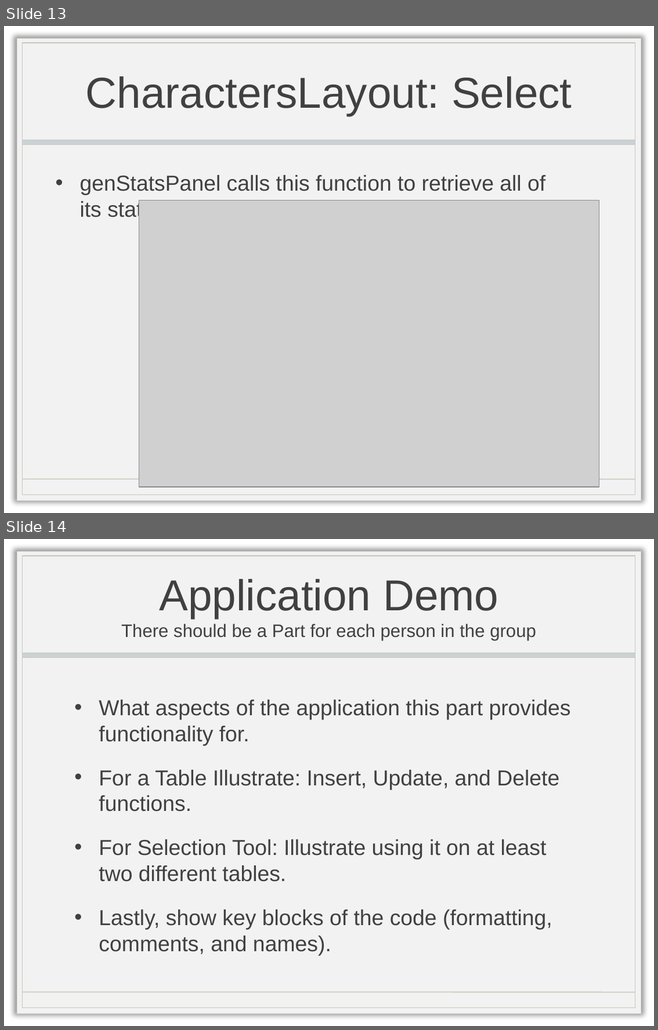
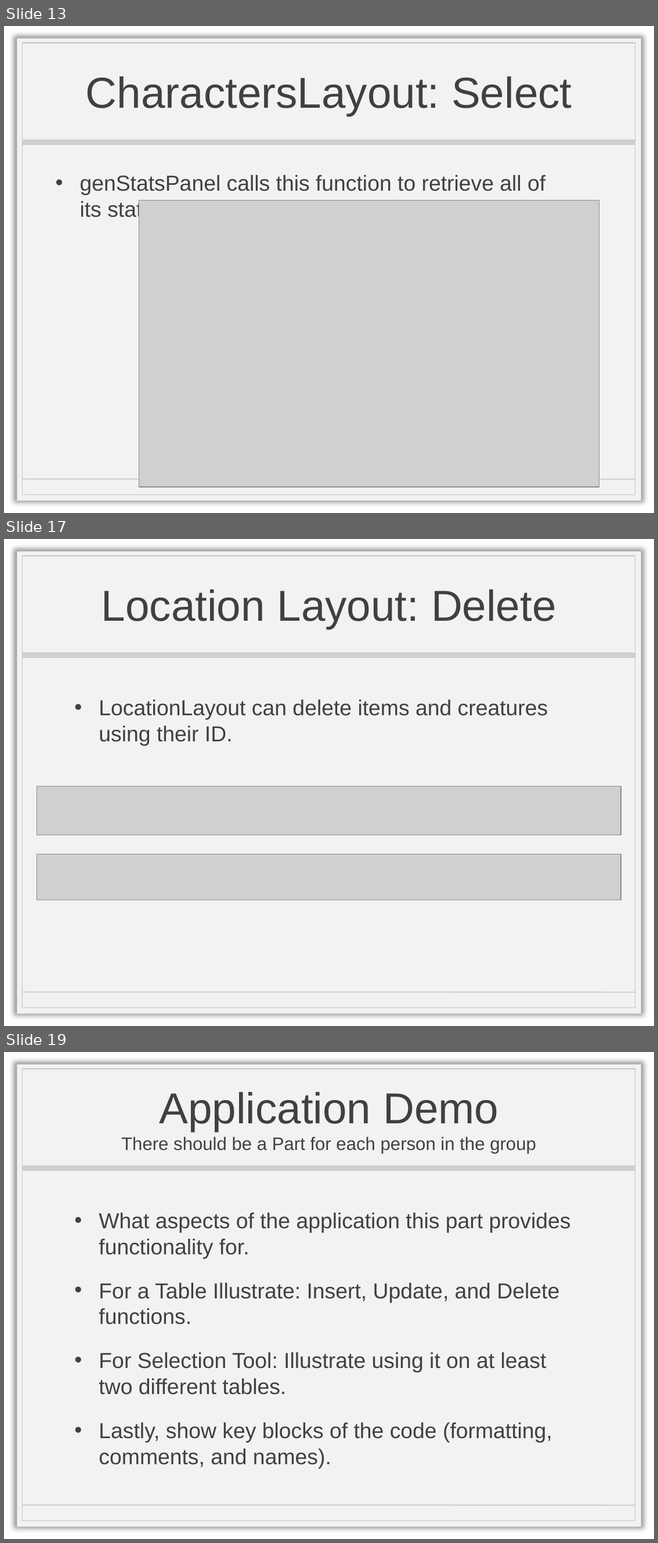
Before and after one commit to IsabellaBoone/Database-Visualizer, a slide deck: Presentation.pptx. Shown one above the other, each under a label of ours: slides 13 and 14 before the commit, slides 13, 17 and 19 after it; the slides between them are not shown. The pictures are 658x1030 and 658x1543 pixels, drawn with LibreOffice and Linux fonts; fonts in the diff are those of the drawing; grey boxes stand for pictures; background and template pictures are left out. Boxes give left, top, right and bottom in pixels: in the first picture for what was removed or moved away, otherwise in the second. Text is boxed around its words. In the diff, an @@ line names an element or a change of style, - is before the commit and + after.

```diff
--- a/Presentation.pptx
+++ b/Presentation.pptx
@@ slide 17 added at <box>4,539,654,1026</box>, background picture (left out); not listed: 4 template elements that a slide beside it also shows @@
@@ title added at <box>101,589,556,629</box>, 48 pt, text #404040 @@
+Location Layout: Delete
@@ text added at <box>99,700,548,745</box>, 24 pt, text #404040 @@
+• LocationLayout can delete items and creatures using their ID.
@@ picture added at <box>37,787,621,836</box> @@
@@ picture added at <box>37,854,621,900</box> @@
@@ what was slide 14 is now slide 19 @@
```
Also in this commit, not shown: 4 other slides added.
